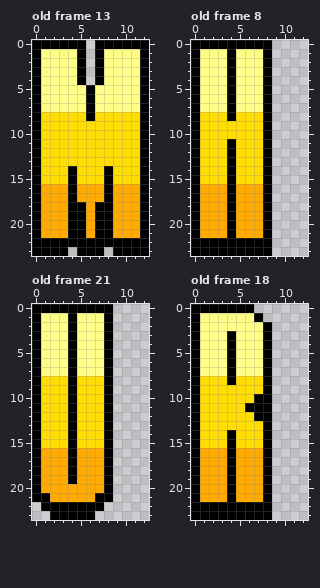
Pixel-art file: src/Graphics/Titlecard/SPA alphabet.ase. Above is the file before it was changed.
13x24 pixels, 26 frames. Shown: old frame 13, old frame 8, old frame 21, old frame 18. The commit also changed other frames, which this record leaves out.
After:
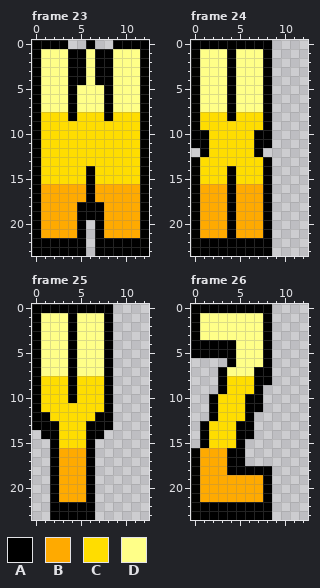
Palette (. is transparent): A #000000  B #ffaa00  C #ffdd00  D #ffff88
A new or re-ordered frame is compared with the old frame closest to it.
Change:
frames re-ordered
Frame 23 against old frame 13:
The edit adds colour A in row 0 at x 6; in row 23 at x 4 and 8.
Colour B gives way to colour A in rows 16 to 19 at x 6.
Colour C gives way to colour A in row 8 at x 4 and 8; in rows 14 to 15 at x 6.
Colour D gives way to colour A in rows 1 to 7 at x 4 and 8.
Colour A gives way to colour B in rows 16 to 21 at x 4 and 8.
Colour A gives way to colour C in row 8 at x 6; in rows 14 to 15 at x 4 and 8.
The edit adds colour D in rows 1 to 4 at x 6.
Colour A gives way to colour D in rows 5 to 7 at x 6.
The author cleared colour A in row 0 at x 4 to 5 and 7 to 8; in rows 22 to 23 at x 6.
The author cleared colour B in rows 20 to 21 at x 6.
Frame 24 against old frame 8:
Colour C gives way to colour A in rows 10 to 12 at x 1 and 7.
Colour A gives way to colour C in rows 11 to 13 at x 4.
The author cleared colour A in row 12 at x 0 and 8.
Frame 25 against old frame 21:
Colour B gives way to colour A in rows 16 to 21 at x 2 and 6.
Colour C gives way to colour A in row 12 at x 1 and 7; in rows 13 to 14 at x 1 to 2 and 6 to 7; in row 15 at x 2 and 6.
Colour A gives way to colour B in rows 16 to 19 at x 4.
Colour A gives way to colour C in rows 11 to 15 at x 4.
The author cleared colour A in rows 14 to 20 at x 0 and 8; in row 21 at x 0 to 1 and 7 to 8; in row 22 at x 1 and 7.
The author cleared colour B in rows 16 to 20 at x 1 and 7.
The author cleared colour C in row 15 at x 1 and 7.
Frame 26 against old frame 18:
The edit adds colour A in row 0 at x 7 to 8; in row 1 at x 8.
Colour B gives way to colour A in rows 16 to 17 at x 5; in row 18 at x 5 to 7.
Colour C gives way to colour A in rows 8 to 9 at x 3 and 7; in row 10 at x 2 and 6; in row 11 at x 2; in row 12 at x 2 and 6; in rows 13 to 14 at x 1 and 5 to 6; in row 15 at x 1 and 5.
Colour D gives way to colour A in rows 4 to 5 at x 1 to 3; in row 7 at x 3 and 7.
Colour A gives way to colour B in rows 19 to 21 at x 4.
Colour A gives way to colour C in row 8 at x 4; in rows 14 to 15 at x 4.
Colour A gives way to colour D in row 1 at x 7; in row 3 at x 4; in row 7 at x 4.
The author cleared colour A in rows 6 to 8 at x 0; in rows 9 to 11 at x 0 and 8; in row 12 at x 0 and 7 to 8; in rows 13 to 15 at x 0 and 8; in rows 16 to 17 at x 8.
The author cleared colour B in rows 16 to 17 at x 6 to 7.
The author cleared colour C in rows 8 to 9 at x 1 to 2; in rows 10 to 12 at x 1; in rows 13 to 14 at x 7; in row 15 at x 6 to 7.
The author cleared colour D in row 6 at x 1 to 3; in row 7 at x 1 to 2.
Boxes around the changes in both pictures, in picture pixels (x1, y1, x2, y2):
changed: (68, 40, 113, 121)
changed: (68, 166, 113, 256)
changed: (191, 130, 272, 166)
changed: (32, 403, 113, 511)
changed: (191, 304, 272, 502)
